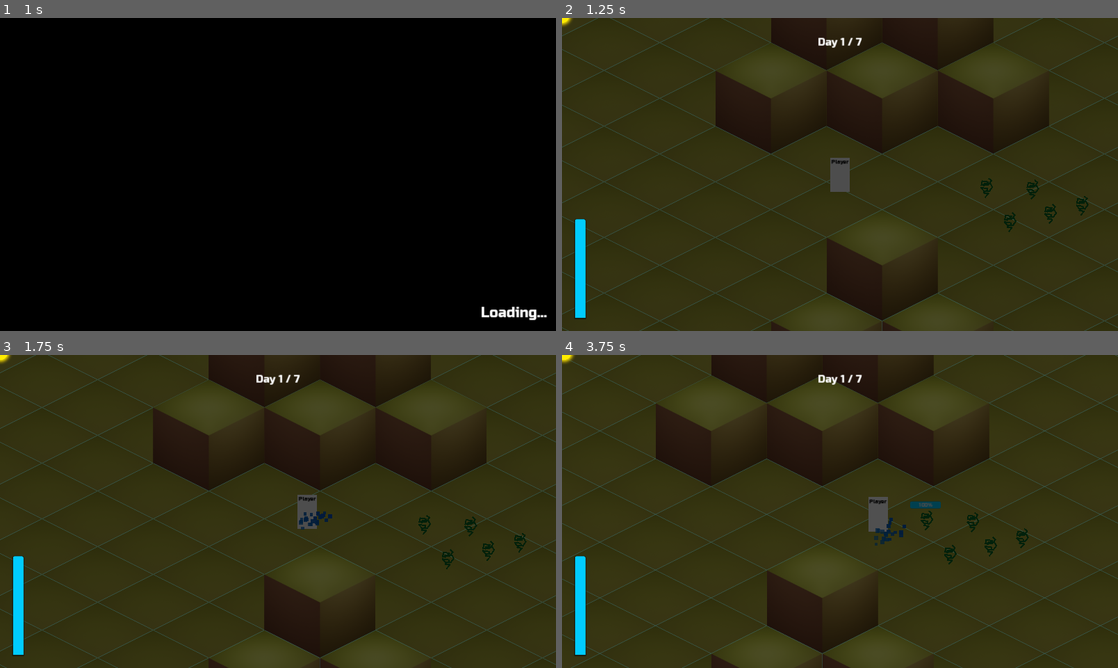
Above: before the commit, frames 1-4 (two rows, left to right).
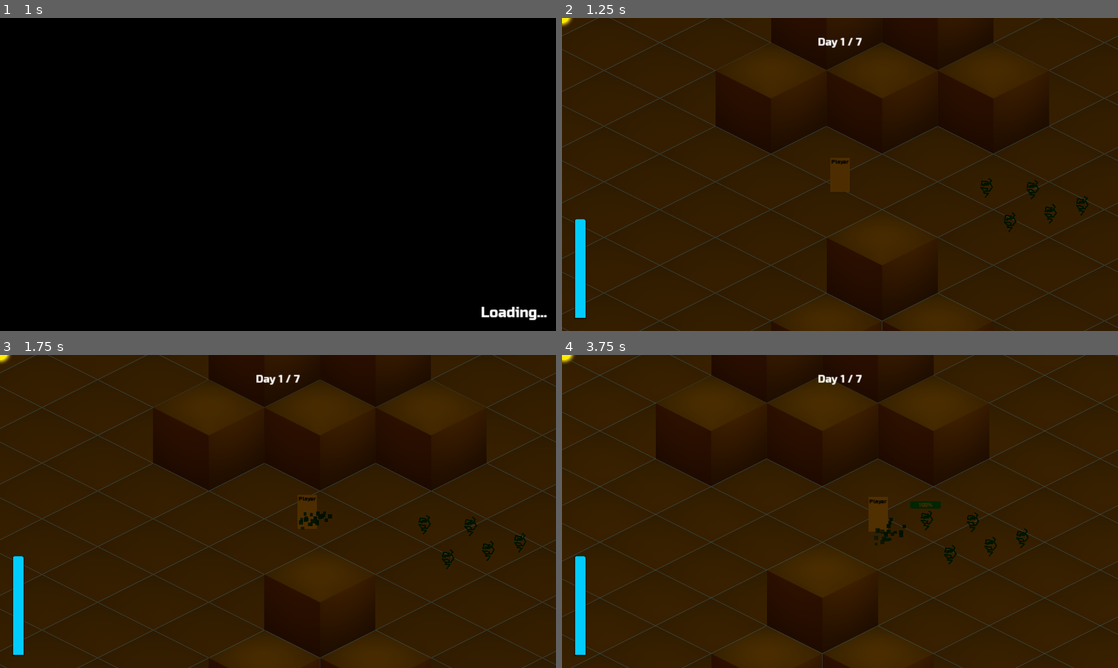
Above: after the commit, the same moments.

Repository: lorentzo/jagoda-jam
Game: Godot game, scene res://Scenes/MainMenu.tscn
Two runs of this game, one before a commit and one after it. Both use one fixed random seed, a clock stepped at 60 frames per second and the inputs below.
Inputs:
- Up to frame 1 (1 s): click "Play" at 0.5 s
- Up to frame 2 (1.25 s): no input
- Up to frame 3 (1.75 s): hold Right (walk-right) from 1.28 s (still down); hold Space (use-item) from 1.28 s (still down)
- Up to frame 4 (3.75 s): release Right (walk-right) at 2.03 s; release Space (use-item) at 2.03 s; hold Down (walk-down) 2.03-2.78 s; tap Space (use-item) at 2.1, 3.6 s; hold Right (walk-right) 2.78-3.53 s; hold Space (use-item) 2.78-3.53 s; hold Up (walk-up) from 3.53 s (still down)

Frame 1 is identical in both runs. In frame 2, 9.1% of the frame differs, in the area x 30-86%, y 10-100%; in frame 3, 9.3%; in frame 4, 10%, in the area x 18-76%, y 8-100%.

Commit message:
Preserve the canvas hue

Diff:
--- a/jagoda/Scenes/Game.gd
+++ b/jagoda/Scenes/Game.gd
@@ -6,12 +6,16 @@
 const MIN_LUMINANCE: float = 0.3
 const MAX_LUMINANCE: float = 1.0
 const LUMINANCE_RANGE: float = MAX_LUMINANCE - MIN_LUMINANCE
+const MIN_SATURATION: float = 1.0
+const MAX_SATURATION: float = 0.0
+const SATURATION_RANGE: float = MAX_SATURATION - MIN_SATURATION
 const GAME_DAYS: int = 7
 
 @onready var loading = get_node("/root/Loading")
 @onready var canvas_modulate: CanvasModulate = $CanvasModulate
 @onready var sun: Sprite2D = $HUD/Sun
 @onready var screen_width = get_viewport().size.x
+@onready var canvas_hue = canvas_modulate.color.h;
 
 var day = 0
 var time_passed = 0
@@ -55,7 +59,9 @@
 	sun_intensity_changed.emit(sun_intensity)
 
 	sun.position.x = day_progress * screen_width
+	canvas_modulate.color.h = canvas_hue;
 	canvas_modulate.color.v = sun_intensity * LUMINANCE_RANGE + MIN_LUMINANCE
+	canvas_modulate.color.s = sun_intensity * SATURATION_RANGE + MIN_SATURATION
 	time_passed += delta
 
 	if is_equal_approx(day_progress, 1):
--- a/jagoda/Scenes/Game.tscn
+++ b/jagoda/Scenes/Game.tscn
@@ -33,6 +33,7 @@
 layer_0/tile_data = PackedInt32Array(4, 0, 0, 65540, 0, 0, 131076, 0, 0, 65539, 0, 0, 196611, 0, 0, 262148, 0, 0, 32768 …(1870 unchanged characters)…
 
 [node name="CanvasModulate" type="CanvasModulate" parent="."]
+color = Color(0.992157, 0.580392, 0, 1)
 
 [node name="Player" parent="." instance=ExtResource("3_aaoav")]
 position = Vector2(415, 431)
